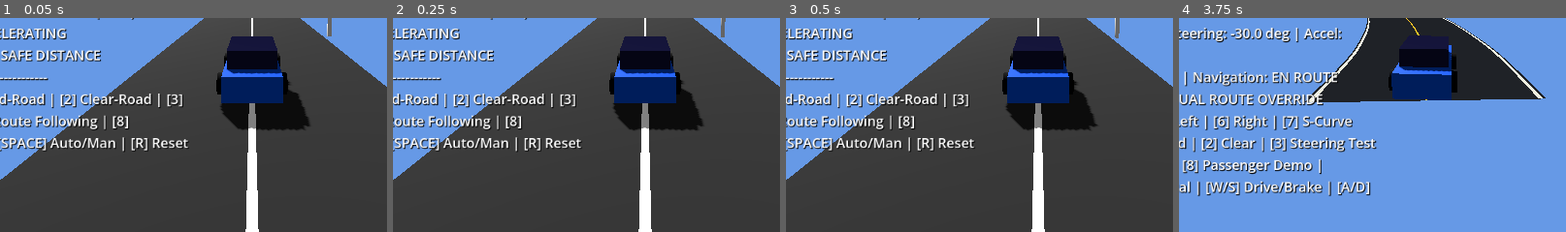
Above: before the commit, frames 1-4 (left to right).
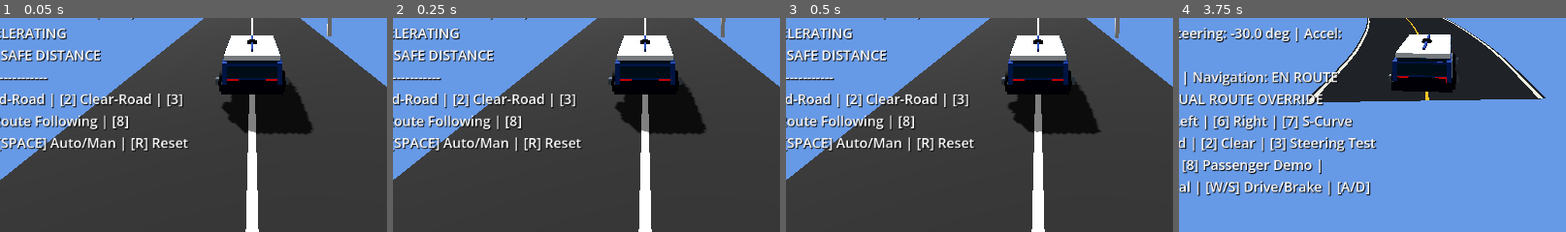
Above: after the commit, the same moments.

Repository: Olohuntele/easy-drive-godot-demo
Game: Godot game, scene res://scenes/main.tscn
Two runs of this game, one before a commit and one after it. Both use one fixed random seed, a clock stepped at 60 frames per second and the inputs below.
Inputs:
- Up to frame 1 (0.05 s): no input
- Up to frame 2 (0.25 s): no input
- Up to frame 3 (0.5 s): no input
- Up to frame 4 (3.75 s): tap Enter (ui_accept) at 0.5, 0.77, 1.25, 1.52, 2, 2.75, 3.02 s; hold D 0.53-1.28 s; hold 1 0.53-1.28 s; hold Down (ui_down) 1.28-2.03 s; tap 2 at 1.35 s; hold D 2.03-2.78 s; hold 3 2.03-2.78 s; hold Up (ui_up) 2.78-3.53 s; tap 4 at 2.85 s; hold A from 3.53 s (still down); tap C at 3.6 s
The pictures show only the part of the screen within x 17-67%, y 50-100%; the shares and areas given below are measured in that part.

The runs differ from the first frame. In frame 1, 4.7% of the frame differs, in the area x 55-81%, y 8-55%; in frame 2, 4.8%; in frame 3, 4.7%; in frame 4, 4.0%.

Commit message:
feat(visual): add low-poly electric campus shuttle to Easy Drive
Co-authored-by: Copilot <223556219+Copilot@users.noreply.github.com>

Diff:
--- a/scenes/main.tscn
+++ b/scenes/main.tscn
@@ -1,6 +1,7 @@
-[gd_scene load_steps=21 format=3 uid="uid://c8v3m1n2x4y5z"]
+[gd_scene load_steps=18 format=3 uid="uid://c8v3m1n2x4y5z"]
 
 [ext_resource type="Script" path="res://scripts/simulation.gd" id="1_sim"]
+[ext_resource type="PackedScene" path="res://scenes/vehicles/electric_campus_shuttle_visual.tscn" id="2_shuttle"]
 
 [sub_resource type="Environment" id="Environment_main"]
 background_mode = 1
@@ -20,12 +21,12 @@
 [sub_resource type="BoxMesh" id="BoxMesh_line"]
 size = Vector3(0.2, 0.12, 500.0)
 
-[sub_resource type="StandardMaterial3D" id="StandardMaterial3D_ego_body"]
-albedo_color = Color(0.0, 0.3, 0.8, 1)
+[sub_resource type="StandardMaterial3D" id="StandardMaterial3D_lead_body"]
+albedo_color = Color(0.9, 0.1, 0.1, 1)
 metallic = 0.2
 roughness = 0.5
 
-[sub_resource type="BoxMesh" id="BoxMesh_ego_body"]
+[sub_resource type="BoxMesh" id="BoxMesh_lead_body"]
 size = Vector3(1.8, 0.8, 4.0)
 
 [sub_resource type="StandardMaterial3D" id="StandardMaterial3D_ego_cabin"]
@@ -34,14 +35,6 @@
 
 [sub_resource type="BoxMesh" id="BoxMesh_ego_cabin"]
 size = Vector3(1.6, 0.6, 2.2)
-
-[sub_resource type="StandardMaterial3D" id="StandardMaterial3D_lead_body"]
-albedo_color = Color(0.9, 0.1, 0.1, 1)
-metallic = 0.2
-roughness = 0.5
-
-[sub_resource type="BoxMesh" id="BoxMesh_lead_body"]
-size = Vector3(1.8, 0.8, 4.0)
 
 [sub_resource type="StandardMaterial3D" id="StandardMaterial3D_wheel"]
 albedo_color = Color(0.05, 0.05, 0.05, 1)
@@ -143,45 +136,7 @@
 [node name="EgoCar" type="Node3D" parent="."]
 transform = Transform3D(1, 0, 0, 0, 1, 0, 0, 0, 1, 0, 0.4, 0)
 
-[node name="Body" type="MeshInstance3D" parent="EgoCar"]
-transform = Transform3D(1, 0, 0, 0, 1, 0, 0, 0, 1, 0, 0.4, 0)
-mesh = SubResource("BoxMesh_ego_body")
-surface_material_override/0 = SubResource("StandardMaterial3D_ego_body")
-
-[node name="Cabin" type="MeshInstance3D" parent="EgoCar"]
-transform = Transform3D(1, 0, 0, 0, 1, 0, 0, 0, 1, 0, 1.1, -0.2)
-mesh = SubResource("BoxMesh_ego_cabin")
-surface_material_override/0 = SubResource("StandardMaterial3D_ego_cabin")
-
-[node name="WheelFL" type="MeshInstance3D" parent="EgoCar"]
-transform = Transform3D(-4.37114e-08, -1, 0, 1, -4.37114e-08, 0, 0, 0, 1, -0.95, 0.3, 1.2)
-mesh = SubResource("CylinderMesh_wheel")
-surface_material_override/0 = SubResource("StandardMaterial3D_wheel")
-
-[node name="WheelFR" type="MeshInstance3D" parent="EgoCar"]
-transform = Transform3D(-4.37114e-08, -1, 0, 1, -4.37114e-08, 0, 0, 0, 1, 0.95, 0.3, 1.2)
-mesh = SubResource("CylinderMesh_wheel")
-surface_material_override/0 = SubResource("StandardMaterial3D_wheel")
-
-[node name="WheelRL" type="MeshInstance3D" parent="EgoCar"]
-transform = Transform3D(-4.37114e-08, -1, 0, 1, -4.37114e-08, 0, 0, 0, 1, -0.95, 0.3, -1.2)
-mesh = SubResource("CylinderMesh_wheel")
-surface_material_override/0 = SubResource("StandardMaterial3D_wheel")
-
-[node name="WheelRR" type="MeshInstance3D" parent="EgoCar"]
-transform = Transform3D(-4.37114e-08, -1, 0, 1, -4.37114e-08, 0, 0, 0, 1, 0.95, 0.3, -1.2)
-mesh = SubResource("CylinderMesh_wheel")
-surface_material_override/0 = SubResource("StandardMaterial3D_wheel")
-
-[node name="HeadlightL" type="MeshInstance3D" parent="EgoCar"]
-transform = Transform3D(1, 0, 0, 0, 1, 0, 0, 0, 1, -0.6, 0.4, 2.05)
-mesh = SubResource("BoxMesh_light")
-surface_material_override/0 = SubResource("StandardMaterial3D_headlight")
-
-[node name="HeadlightR" type="MeshInstance3D" parent="EgoCar"]
-transform = Transform3D(1, 0, 0, 0, 1, 0, 0, 0, 1, 0.6, 0.4, 2.05)
-mesh = SubResource("BoxMesh_light")
-surface_material_override/0 = SubResource("StandardMaterial3D_headlight")
+[node name="ElectricCampusShuttleVisual" parent="EgoCar" instance=ExtResource("2_shuttle")]
 
 [node name="LeadCar" type="Node3D" parent="."]
 transform = Transform3D(1, 0, 0, 0, 1, 0, 0, 0, 1, 0, 0.4, 25)
--- a/scenes/multi_route_demo.tscn
+++ b/scenes/multi_route_demo.tscn
@@ -1,35 +1,13 @@
-[gd_scene load_steps=12 format=3 uid="uid://mroutedemo01"]
+[gd_scene load_steps=4 format=3 uid="uid://mroutedemo01"]
 
 [ext_resource type="Script" path="res://scripts/multi_route_demo.gd" id="1_demo"]
+[ext_resource type="PackedScene" path="res://scenes/vehicles/electric_campus_shuttle_visual.tscn" id="2_shuttle"]
 
 [sub_resource type="Environment" id="Environment_demo"]
 background_mode = 1
 background_color = Color(0.35, 0.55, 0.85, 1)
 ambient_light_source = 2
 ambient_light_color = Color(0.6, 0.6, 0.6, 1)
-
-[sub_resource type="StandardMaterial3D" id="StandardMaterial3D_body"]
-albedo_color = Color(0.0, 0.4, 0.9, 1)
-metallic = 0.2
-roughness = 0.5
-
-[sub_resource type="BoxMesh" id="BoxMesh_body"]
-size = Vector3(1.6, 0.7, 3.5)
-
-[sub_resource type="StandardMaterial3D" id="StandardMaterial3D_cabin"]
-albedo_color = Color(0.1, 0.1, 0.15, 1)
-roughness = 0.1
-
-[sub_resource type="BoxMesh" id="BoxMesh_cabin"]
-size = Vector3(1.4, 0.5, 2.0)
-
-[sub_resource type="StandardMaterial3D" id="StandardMaterial3D_wheel"]
-albedo_color = Color(0.05, 0.05, 0.05, 1)
-
-[sub_resource type="CylinderMesh" id="CylinderMesh_wheel"]
-top_radius = 0.35
-bottom_radius = 0.35
-height = 0.3
 
 [sub_resource type="StyleBoxFlat" id="StyleBoxFlat_panel"]
 bg_color = Color(0.05, 0.08, 0.12, 0.9)
@@ -60,35 +38,7 @@
 [node name="EgoCar" type="Node3D" parent="."]
 transform = Transform3D(1, 0, 0, 0, 1, 0, 0, 0, 1, 0, 0.2, 0)
 
-[node name="Body" type="MeshInstance3D" parent="EgoCar"]
-transform = Transform3D(1, 0, 0, 0, 1, 0, 0, 0, 1, 0, 0.4, 0)
-mesh = SubResource("BoxMesh_body")
-surface_material_override/0 = SubResource("StandardMaterial3D_body")
-
-[node name="Cabin" type="MeshInstance3D" parent="EgoCar"]
-transform = Transform3D(1, 0, 0, 0, 1, 0, 0, 0, 1, 0, 0.95, -0.2)
-mesh = SubResource("BoxMesh_cabin")
-surface_material_override/0 = SubResource("StandardMaterial3D_cabin")
-
-[node name="WheelFL" type="MeshInstance3D" parent="EgoCar"]
-transform = Transform3D(-4.37114e-08, -1, 0, 1, -4.37114e-08, 0, 0, 0, 1, -0.85, 0.35, 1.1)
-mesh = SubResource("CylinderMesh_wheel")
-surface_material_override/0 = SubResource("StandardMaterial3D_wheel")
-
-[node name="WheelFR" type="MeshInstance3D" parent="EgoCar"]
-transform = Transform3D(-4.37114e-08, -1, 0, 1, -4.37114e-08, 0, 0, 0, 1, 0.85, 0.35, 1.1)
-mesh = SubResource("CylinderMesh_wheel")
-surface_material_override/0 = SubResource("StandardMaterial3D_wheel")
-
-[node name="WheelRL" type="MeshInstance3D" parent="EgoCar"]
-transform = Transform3D(-4.37114e-08, -1, 0, 1, -4.37114e-08, 0, 0, 0, 1, -0.85, 0.35, -1.1)
-mesh = SubResource("CylinderMesh_wheel")
-surface_material_override/0 = SubResource("StandardMaterial3D_wheel")
-
-[node name="WheelRR" type="MeshInstance3D" parent="EgoCar"]
-transform = Transform3D(-4.37114e-08, -1, 0, 1, -4.37114e-08, 0, 0, 0, 1, 0.85, 0.35, -1.1)
-mesh = SubResource("CylinderMesh_wheel")
-surface_material_override/0 = SubResource("StandardMaterial3D_wheel")
+[node name="ElectricCampusShuttleVisual" parent="EgoCar" instance=ExtResource("2_shuttle")]
 
 [node name="FollowCamera" type="Camera3D" parent="."]
 transform = Transform3D(1, 0, 0, 0, 0.866025, 0.5, 0, -0.5, 0.866025, 0, 6, -10)
--- /dev/null
+++ b/scenes/vehicles/electric_campus_shuttle_visual.tscn
@@ -0,0 +1,259 @@
+[gd_scene load_steps=26 format=3]
+
+[sub_resource type="StandardMaterial3D" id="Material_body"]
+albedo_color = Color(0.035, 0.22, 0.58, 1)
+metallic = 0.15
+roughness = 0.48
+
+[sub_resource type="StandardMaterial3D" id="Material_lower_body"]
+albedo_color = Color(0.025, 0.055, 0.11, 1)
+metallic = 0.1
+roughness = 0.55
+
+[sub_resource type="StandardMaterial3D" id="Material_roof"]
+albedo_color = Color(0.92, 0.95, 0.98, 1)
+roughness = 0.4
+
+[sub_resource type="StandardMaterial3D" id="Material_glass"]
+albedo_color = Color(0.06, 0.16, 0.23, 1)
+metallic = 0.1
+roughness = 0.18
+
+[sub_resource type="StandardMaterial3D" id="Material_wheel"]
+albedo_color = Color(0.018, 0.022, 0.028, 1)
+roughness = 0.82
+
+[sub_resource type="StandardMaterial3D" id="Material_hub"]
+albedo_color = Color(0.55, 0.62, 0.7, 1)
+metallic = 0.65
+roughness = 0.28
+
+[sub_resource type="StandardMaterial3D" id="Material_headlight"]
+albedo_color = Color(1, 0.92, 0.62, 1)
+emission_enabled = true
+emission = Color(1, 0.72, 0.32, 1)
+emission_energy_multiplier = 1.6
+
+[sub_resource type="StandardMaterial3D" id="Material_taillight"]
+albedo_color = Color(0.82, 0.035, 0.025, 1)
+emission_enabled = true
+emission = Color(0.55, 0.015, 0.01, 1)
+emission_energy_multiplier = 1.2
+
+[sub_resource type="StandardMaterial3D" id="Material_door"]
+albedo_color = Color(0.78, 0.86, 0.94, 1)
+metallic = 0.25
+roughness = 0.35
+
+[sub_resource type="StandardMaterial3D" id="Material_sensor"]
+albedo_color = Color(0.02, 0.035, 0.05, 1)
+metallic = 0.35
+roughness = 0.24
+
+[sub_resource type="BoxMesh" id="Mesh_body"]
+size = Vector3(1.8, 0.72, 3.7)
+
+[sub_resource type="BoxMesh" id="Mesh_lower_body"]
+size = Vector3(1.86, 0.3, 3.78)
+
+[sub_resource type="BoxMesh" id="Mesh_roof"]
+size = Vector3(1.72, 0.16, 3.15)
+
+[sub_resource type="BoxMesh" id="Mesh_windshield"]
+size = Vector3(1.5, 0.52, 0.06)
+
+[sub_resource type="BoxMesh" id="Mesh_side_window"]
+size = Vector3(0.06, 0.5, 0.78)
+
+[sub_resource type="BoxMesh" id="Mesh_door"]
+size = Vector3(0.035, 0.62, 1.18)
+
+[sub_resource type="BoxMesh" id="Mesh_light"]
+size = Vector3(0.34, 0.16, 0.08)
+
+[sub_resource type="BoxMesh" id="Mesh_marker"]
+size = Vector3(0.08, 0.12, 2.3)
+
+[sub_resource type="BoxMesh" id="Mesh_fascia"]
+size = Vector3(1.48, 0.18, 0.12)
+
+[sub_resource type="BoxMesh" id="Mesh_handle"]
+size = Vector3(0.035, 0.055, 0.2)
+
+[sub_resource type="CylinderMesh" id="Mesh_sensor"]
+top_radius = 0.16
+bottom_radius = 0.2
+height = 0.1
+radial_segments = 12
+rings = 1
+
+[sub_resource type="CylinderMesh" id="Mesh_wheel"]
+top_radius = 0.34
+bottom_radius = 0.34
+height = 0.22
+radial_segments = 12
+rings = 2
+
+[sub_resource type="CylinderMesh" id="Mesh_hub"]
+top_radius = 0.12
+bottom_radius = 0.12
+height = 0.235
+radial_segments = 10
+rings = 1
+
+[node name="ElectricCampusShuttleVisual" type="Node3D"]
+
+[node name="LowerBody" type="MeshInstance3D" parent="."]
+position = Vector3(0, 0.36, 0)
+mesh = SubResource("Mesh_lower_body")
+material_override = SubResource("Material_lower_body")
+
+[node name="Body" type="MeshInstance3D" parent="."]
+position = Vector3(0, 0.78, 0)
+mesh = SubResource("Mesh_body")
+material_override = SubResource("Material_body")
+
+[node name="Roof" type="MeshInstance3D" parent="."]
+position = Vector3(0, 1.25, -0.02)
+mesh = SubResource("Mesh_roof")
+material_override = SubResource("Material_roof")
+
+[node name="RoofSensor" type="MeshInstance3D" parent="."]
+position = Vector3(0, 1.38, 0.08)
+mesh = SubResource("Mesh_sensor")
+material_override = SubResource("Material_sensor")
+
+[node name="Windshield" type="MeshInstance3D" parent="."]
+position = Vector3(0, 0.98, 1.84)
+rotation_degrees = Vector3(-12, 0, 0)
+mesh = SubResource("Mesh_windshield")
+material_override = SubResource("Material_glass")
+
+[node name="RearWindow" type="MeshInstance3D" parent="."]
+position = Vector3(0, 0.98, -1.84)
+rotation_degrees = Vector3(12, 0, 0)
+mesh = SubResource("Mesh_windshield")
+material_override = SubResource("Material_glass")
+
+[node name="SideWindowFrontL" type="MeshInstance3D" parent="."]
+position = Vector3(-0.88, 0.99, 0.93)
+mesh = SubResource("Mesh_side_window")
+material_override = SubResource("Material_glass")
+
+[node name="SideWindowRearL" type="MeshInstance3D" parent="."]
+position = Vector3(-0.88, 0.99, -0.48)
+mesh = SubResource("Mesh_side_window")
+material_override = SubResource("Material_glass")
+
+[node name="SideWindowFrontR" type="MeshInstance3D" parent="."]
+position = Vector3(0.88, 0.99, 0.93)
+mesh = SubResource("Mesh_side_window")
+material_override = SubResource("Material_glass")
+
+[node name="SideWindowRearR" type="MeshInstance3D" parent="."]
+position = Vector3(0.88, 0.99, -0.48)
+mesh = SubResource("Mesh_side_window")
+material_override = SubResource("Material_glass")
+
+[node name="PassengerDoorL" type="MeshInstance3D" parent="."]
+position = Vector3(-0.911, 0.7, -0.82)
+mesh = SubResource("Mesh_door")
+material_override = SubResource("Material_door")
+
+[node name="PassengerDoorR" type="MeshInstance3D" parent="."]
+position = Vector3(0.911, 0.7, -0.82)
+mesh = SubResource("Mesh_door")
+material_override = SubResource("Material_door")
+
+[node name="DoorHandleL" type="MeshInstance3D" parent="."]
+position = Vector3(-0.934, 0.82, -0.82)
+mesh = SubResource("Mesh_handle")
+material_override = SubResource("Material_roof")
+
+[node name="DoorHandleR" type="MeshInstance3D" parent="."]
+position = Vector3(0.934, 0.82, -0.82)
+mesh = SubResource("Mesh_handle")
+material_override = SubResource("Material_roof")
+
+[node name="BlueRouteMarker" type="MeshInstance3D" parent="."]
+position = Vector3(0, 1.35, 0)
+mesh = SubResource("Mesh_marker")
+material_override = SubResource("Material_body")
+
+[node name="FrontFascia" type="MeshInstance3D" parent="."]
+position = Vector3(0, 0.56, 1.91)
+mesh = SubResource("Mesh_fascia")
+material_override = SubResource("Material_roof")
+
+[node name="RearFascia" type="MeshInstance3D" parent="."]
+position = Vector3(0, 0.56, -1.91)
+mesh = SubResource("Mesh_fascia")
+material_override = SubResource("Material_lower_body")
+
+[node name="HeadlightL" type="MeshInstance3D" parent="."]
+position = Vector3(-0.58, 0.58, 1.88)
+mesh = SubResource("Mesh_light")
+material_override = SubResource("Material_headlight")
+
+[node name="HeadlightR" type="MeshInstance3D" parent="."]
+position = Vector3(0.58, 0.58, 1.88)
+mesh = SubResource("Mesh_light")
+material_override = SubResource("Material_headlight")
+
+[node name="TaillightL" type="MeshInstance3D" parent="."]
+position = Vector3(-0.58, 0.6, -1.88)
+mesh = SubResource("Mesh_light")
+material_override = SubResource("Material_taillight")
+
+[node name="TaillightR" type="MeshInstance3D" parent="."]
+position = Vector3(0.58, 0.6, -1.88)
+mesh = SubResource("Mesh_light")
+material_override = SubResource("Material_taillight")
+
+[node name="WheelFL" type="MeshInstance3D" parent="."]
+position = Vector3(-0.94, 0.34, 1.08)
+rotation_degrees = Vector3(0, 0, 90)
+mesh = SubResource("Mesh_wheel")
+material_override = SubResource("Material_wheel")
+
+[node name="WheelFR" type="MeshInstance3D" parent="."]
+position = Vector3(0.94, 0.34, 1.08)
+rotation_degrees = Vector3(0, 0, 90)
+mesh = SubResource("Mesh_wheel")
+material_override = SubResource("Material_wheel")
+
+[node name="WheelRL" type="MeshInstance3D" parent="."]
+position = Vector3(-0.94, 0.34, -1.08)
+rotation_degrees = Vector3(0, 0, 90)
+mesh = SubResource("Mesh_wheel")
+material_override = SubResource("Material_wheel")
+
+[node name="WheelRR" type="MeshInstance3D" parent="."]
+position = Vector3(0.94, 0.34, -1.08)
+rotation_degrees = Vector3(0, 0, 90)
+mesh = SubResource("Mesh_wheel")
+material_override = SubResource("Material_wheel")
+
+[node name="HubFL" type="MeshInstance3D" parent="."]
+position = Vector3(-1.06, 0.34, 1.08)
+rotation_degrees = Vector3(0, 0, 90)
+mesh = SubResource("Mesh_hub")
+material_override = SubResource("Material_hub")
+
+[node name="HubFR" type="MeshInstance3D" parent="."]
+position = Vector3(1.06, 0.34, 1.08)
+rotation_degrees = Vector3(0, 0, 90)
+mesh = SubResource("Mesh_hub")
+material_override = SubResource("Material_hub")
+
+[node name="HubRL" type="MeshInstance3D" parent="."]
+position = Vector3(-1.06, 0.34, -1.08)
+rotation_degrees = Vector3(0, 0, 90)
+mesh = SubResource("Mesh_hub")
+material_override = SubResource("Material_hub")
+
+[node name="HubRR" type="MeshInstance3D" parent="."]
+position = Vector3(1.06, 0.34, -1.08)
+rotation_degrees = Vector3(0, 0, 90)
+mesh = SubResource("Mesh_hub")
+material_override = SubResource("Material_hub")
